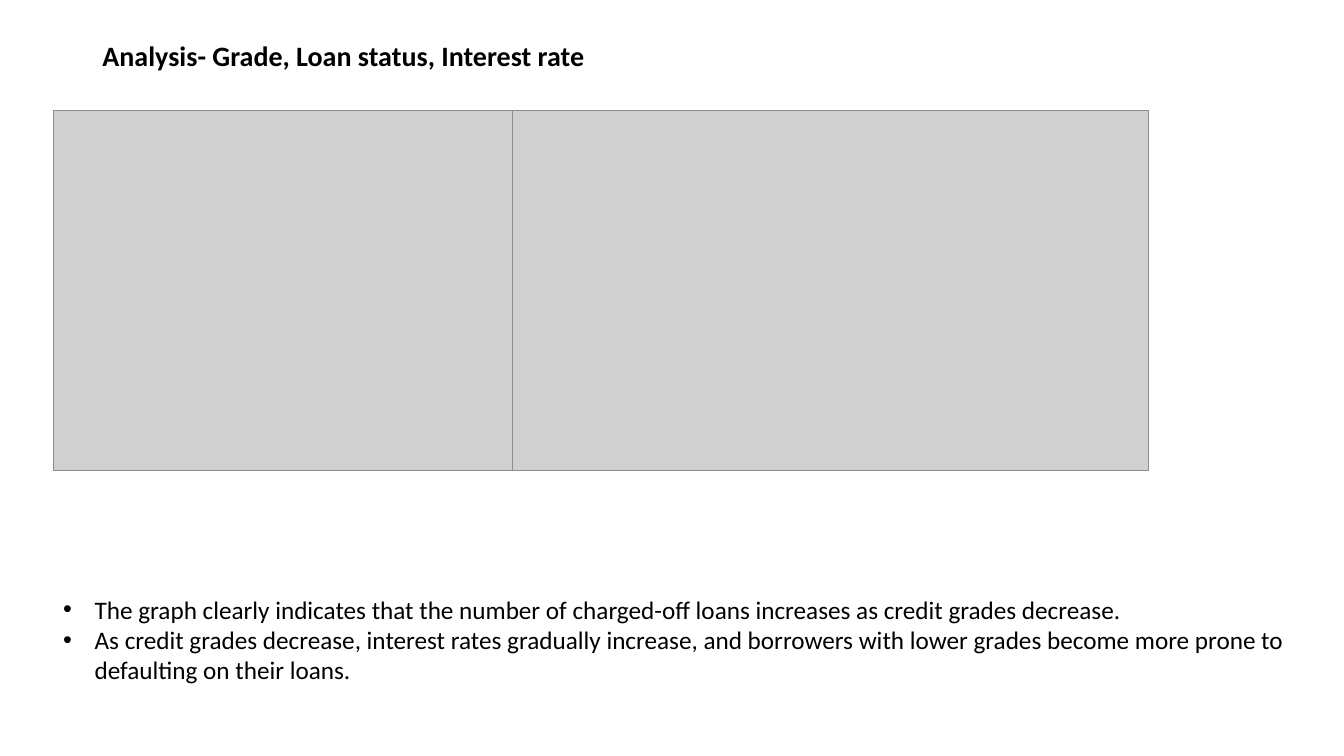
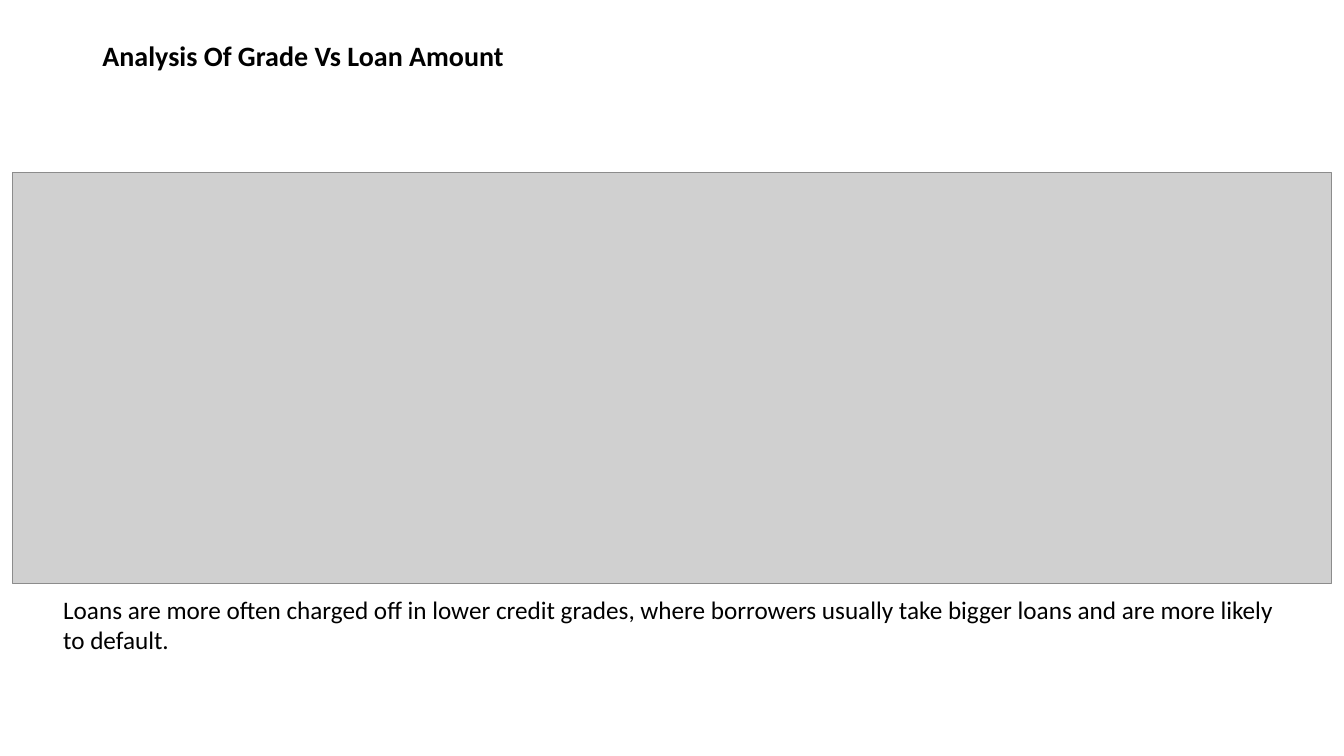
Before and after one commit to mkomera/Lending_ClubCase_Study, a slide deck: slide 10 of Lending_Club_Case_study.pptx (slide 8 before the commit). Drawn at 1344x756 pixels with LibreOffice and Linux fonts; fonts in the diff are those of the drawing; grey boxes stand for pictures. Boxes give left, top, right and bottom in pixels: in the first picture for what was removed or moved away, otherwise in the second. Text is boxed around its words. In the diff, an @@ line names an element or a change of style, - is before the commit and + after.

```diff
--- a/Lending_Club_Case_study.pptx
+++ b/Lending_Club_Case_study.pptx
@@ title at (102, 46, 503, 71): text changed @@
-Analysis- Grade, Loan status, Interest rate
+Analysis Of Grade Vs Loan Amount
@@ picture removed at (53, 111, 543, 471) @@
@@ picture removed at (512, 111, 1148, 471) @@
@@ picture added at (12, 172, 1331, 584) @@
@@ text at (63, 601, 1273, 650): text changed @@
-• The graph clearly indicates that the number of charged-off loans increases as credit grades decrease.
-• As credit grades decrease, interest rates gradually increase, and borrowers with lower grades become more prone to defaulting on their loans.
+Loans are more often charged off in lower credit grades, where borrowers usually take bigger loans and are more likely to default.
```
Also in this commit, not shown: 5 other slides changed, 5 slides added, 2 slides removed.
